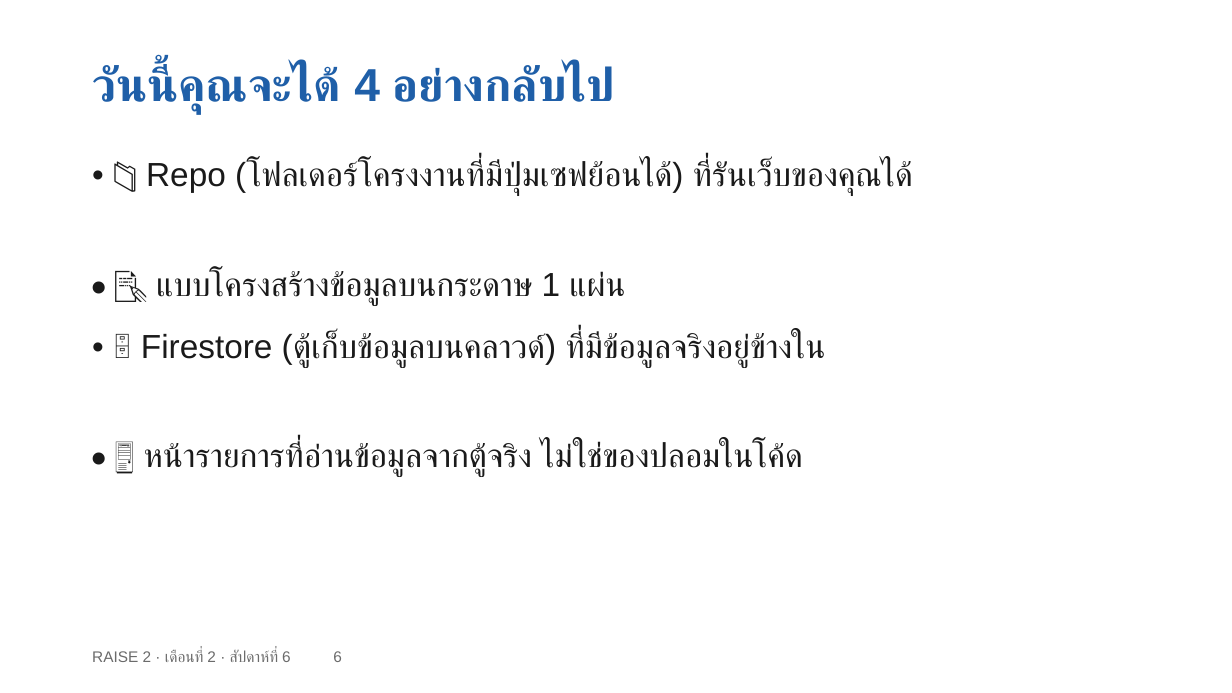
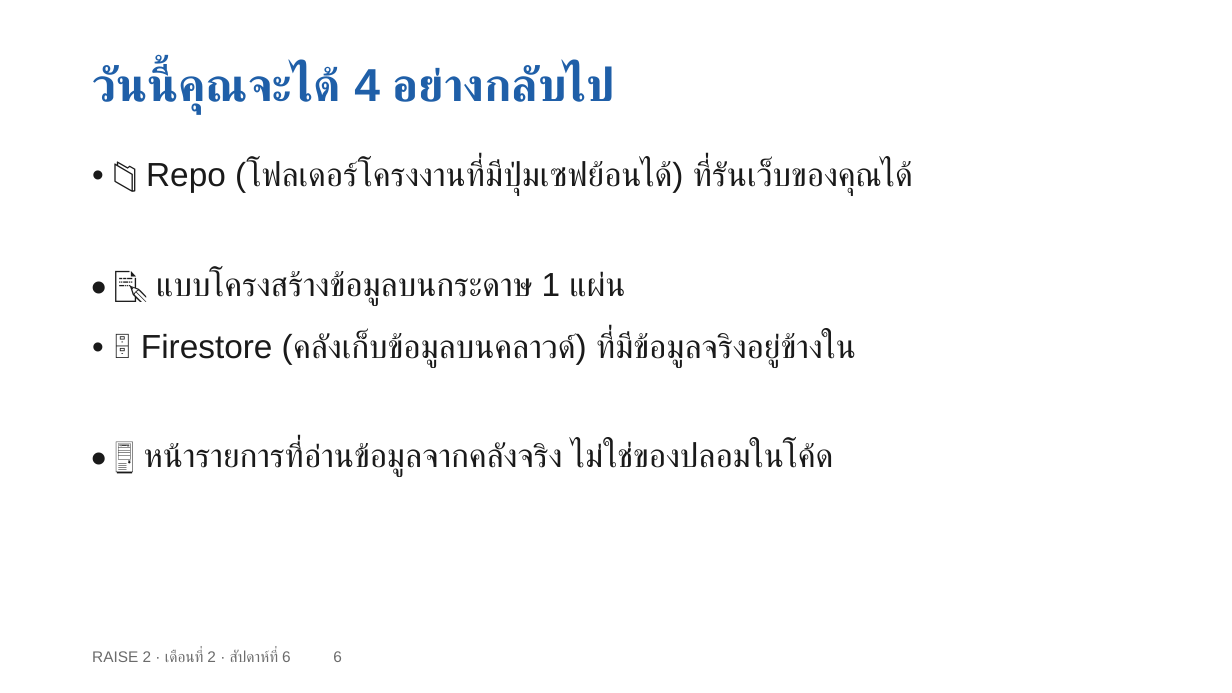
Before and after one commit to cnacha-mfu/raise2-module2, a slide deck: slide 6 of materials/week6/w6-slides.pptx. Drawn at 1232x693 pixels with LibreOffice and Linux fonts; fonts in the diff are those of the drawing. Boxes give left, top, right and bottom in pixels: in the first picture for what was removed or moved away, otherwise in the second. Text is boxed around its words. In the diff, an @@ line names an element or a change of style, - is before the commit and + after.

```diff
--- a/materials/week6/w6-slides.pptx
+++ b/materials/week6/w6-slides.pptx
@@ text at bbox=[141, 332, 856, 367]: text changed @@
-• 🗄️ Firestore (ตู้เก็บข้อมูลบนคลาวด์) ที่มีข้อมูลจริงอยู่ข้างใน
+• 🗄️ Firestore (คลังเก็บข้อมูลบนคลาวด์) ที่มีข้อมูลจริงอยู่ข้างใน
@@ text at bbox=[144, 442, 833, 477]: text changed @@
-• 🖥️ หน้ารายการที่อ่านข้อมูลจากตู้จริง ไม่ใช่ของปลอมในโค้ด
+• 🖥️ หน้ารายการที่อ่านข้อมูลจากคลังจริง ไม่ใช่ของปลอมในโค้ด
```
Also in this commit, not shown: 6 other slides changed, 12 other files.
